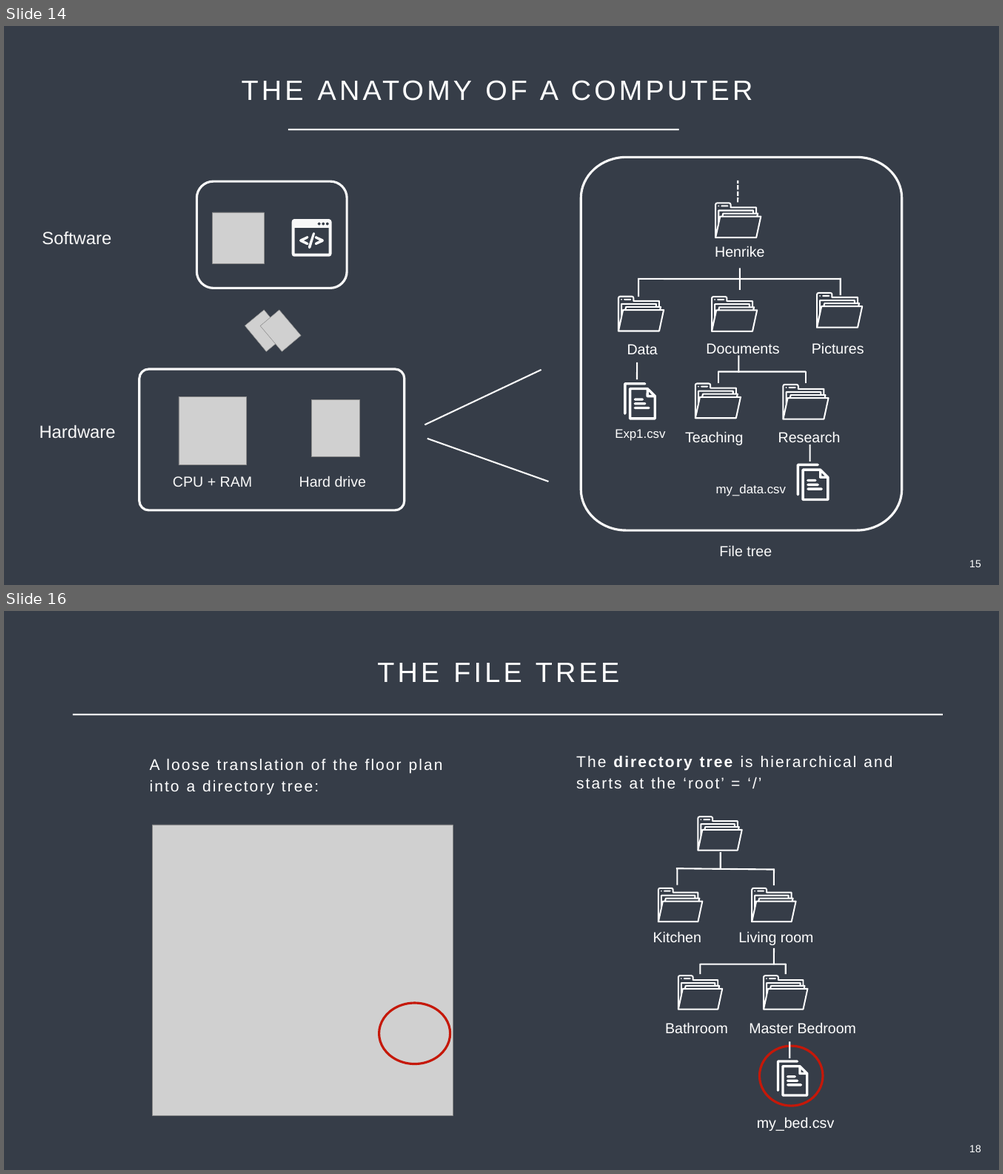
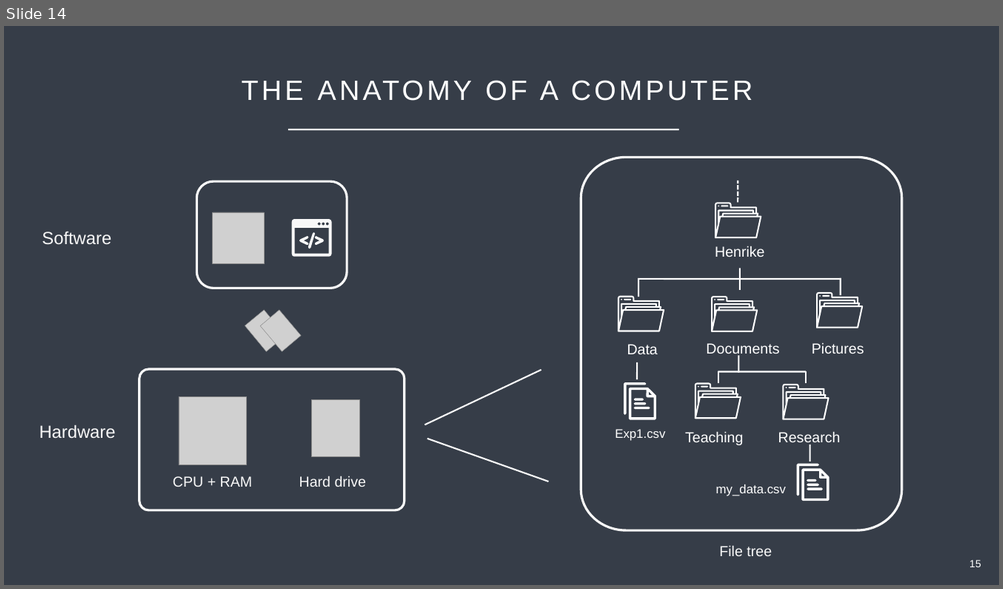
Before and after one commit to Center-for-Health-Data-Science/Just-Bash-It, a slide deck: Teachers/Just_Bash_It_Slideshow.pptx. Shown one above the other, each under a label of ours: slides 14 and 16 before the commit, slide 14 after it; the slides between them are not shown. The pictures are 1003x1174 and 1003x589 pixels, drawn with LibreOffice and Linux fonts; fonts in the diff are those of the drawing; grey boxes stand for pictures. Boxes give left, top, right and bottom in pixels: in the first picture for what was removed or moved away, otherwise in the second. Text is boxed around its words. In the diff, an @@ line names an element or a change of style, - is before the commit and + after.

```diff
--- a/Teachers/Just_Bash_It_Slideshow.pptx
+++ b/Teachers/Just_Bash_It_Slideshow.pptx
@@ slide 16 removed at <box>4,611,999,1170</box>, background #363D48 @@
@@ text removed at <box>377,663,619,682</box> @@
-THE FILE TREE
@@ line removed from (73, 715) to (942, 715) @@
@@ text removed at <box>150,758,443,795</box> @@
-A loose translation of the floor plan into a directory tree:
@@ text removed at <box>576,755,892,789</box> @@
-The directory tree is hierarchical and starts at the ‘root’ = ‘/’
@@ picture removed at <box>152,825,452,1116</box> @@
@@ group removed at <box>617,816,856,1131</box>: 20 freeform shapes, 9 lines, 5 texts, 4 ellipses @@
-Kitchen
-Bathroom
-Master Bedroom
-my_bed.csv
-Living room
@@ ellipse removed at <box>379,1004,450,1065</box> @@
@@ text removed at <box>969,1145,981,1153</box> @@
-18
```
Also in this commit, not shown: 9 slides changed, 2 slides added, 2 other slides removed.
